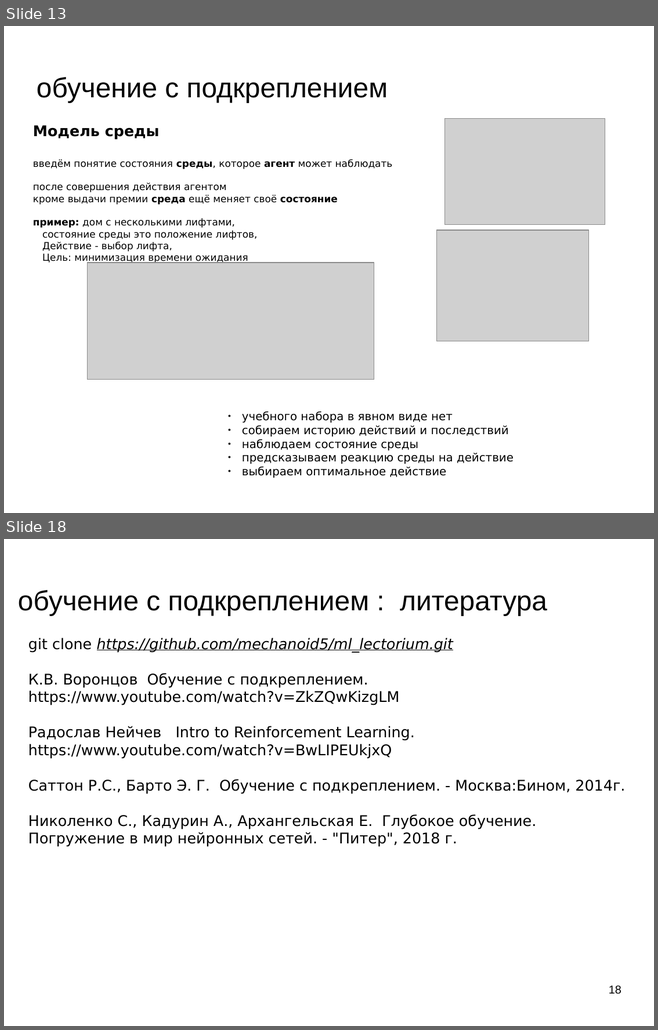
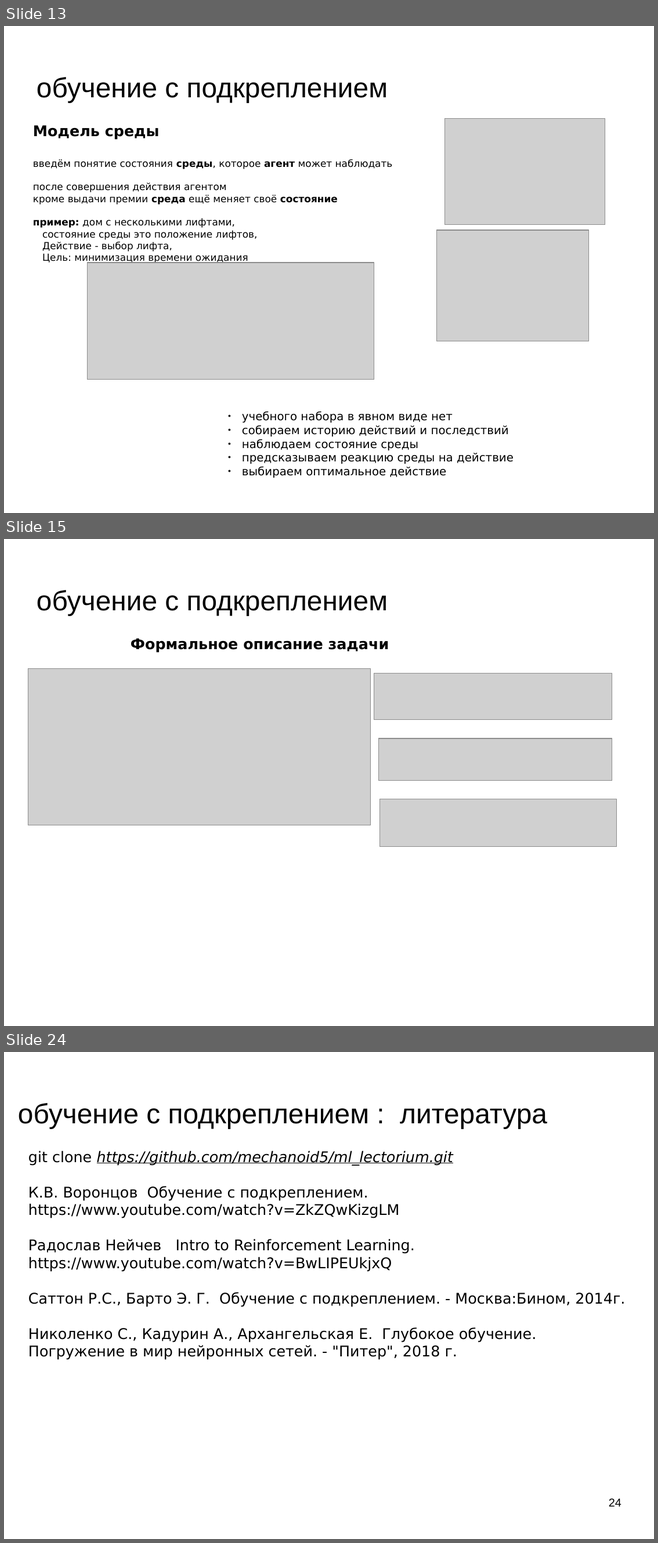
Before and after one commit to mechanoid5/ml_lectorium_legacy, a slide deck: 34-reinforcement-learning.odp. Shown one above the other, each under a label of ours: slides 13 and 18 before the commit, slides 13, 15 and 24 after it; the slides between them are not shown. The pictures are 658x1030 and 658x1543 pixels, drawn with LibreOffice and Linux fonts; fonts in the diff are those of the drawing; grey boxes stand for pictures; background and template pictures are left out. Boxes give left, top, right and bottom in pixels: in the first picture for what was removed or moved away, otherwise in the second. Text is boxed around its words. In the diff, an @@ line names an element or a change of style, - is before the commit and + after.

```diff
--- a/34-reinforcement-learning.odp
+++ b/34-reinforcement-learning.odp
@@ slide 15 added at (x1=4, y1=539, x2=654, y2=1026), background picture (left out) @@
@@ title added at (x1=36, y1=590, x2=388, y2=616), 33.9 pt, text #000000 @@
+обучение с подкреплением
@@ text added at (x1=130, y1=638, x2=389, y2=653), 18 pt, text #000000, bold @@
+Формальное описание задачи
@@ picture added at (x1=28, y1=669, x2=371, y2=825) @@
@@ picture added at (x1=373, y1=674, x2=612, y2=720) @@
@@ picture added at (x1=379, y1=739, x2=612, y2=781) @@
@@ picture added at (x1=379, y1=799, x2=616, y2=847) @@
@@ what was slide 18 is now slide 24 @@
@@ page number at (x1=608, y1=1499, x2=621, y2=1507): text changed @@
-18
+24
```
Also in this commit, not shown: 3 slides changed, 7 other slides added, 2 slides removed.
